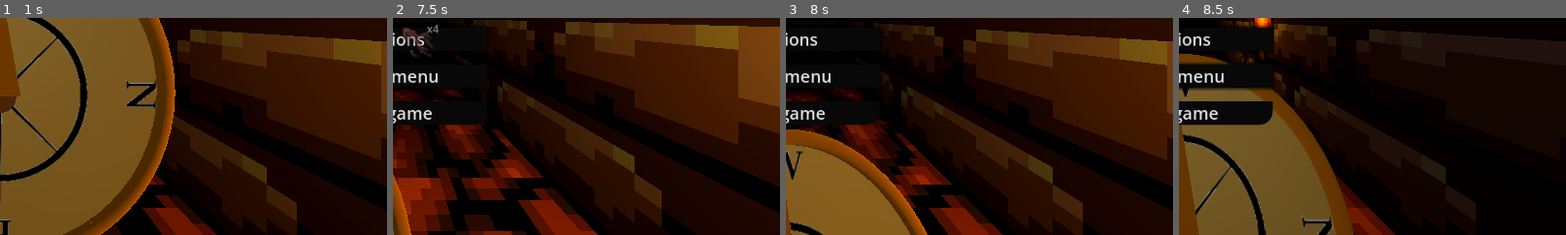
Above: before the commit, frames 1-4 (left to right).
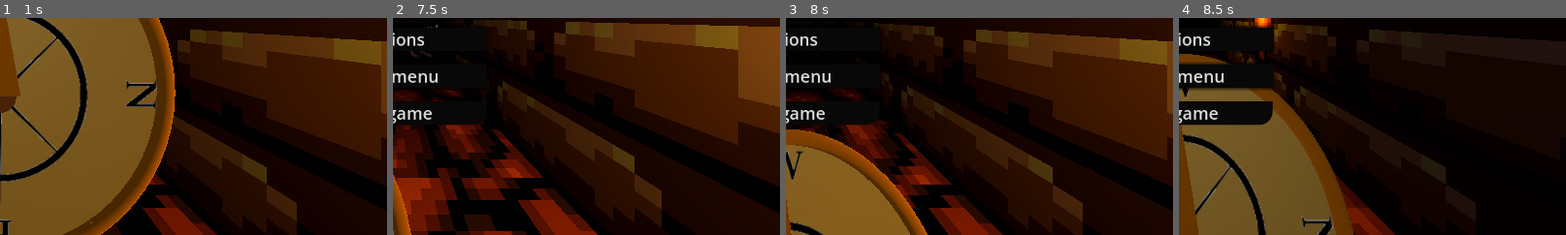
Above: after the commit, the same moments.

Repository: VladislavRusakov/Dungeon_Crawler_Godot
Game: Godot game, scene res://scenes/levels/Level1.tscn
Same seed, same stepped clock (60 frames per second), same inputs: the game is played once before the commit and once after it.
Inputs (mouse positions are % of the whole screen's width and height, from its top left):
- Up to frame 1 (1 s): move the mouse to (72, 45) at 0.52 s; hold D (right) from 0.53 s (still down); hold C (compass) from 0.53 s (still down); click (72, 45) at 0.67 s
- Up to frame 2 (7.5 s): move the mouse to (30, 55) at 1.27 s; release D (right) at 1.28 s; release C (compass) at 1.28 s; hold S (back) 1.28-2.03 s; tap Ctrl (unlock_camera) every 1.5 s from 1.35 to 7.35 s; click (30, 55) at 1.42 s; tap Enter at 2 s; move the mouse to (60, 28) at 2.02 s; hold D (right) 2.03-2.78 s; hold C (compass) 2.03-2.78 s; click (60, 28) at 2.17 s; move the mouse to (45, 70) at 2.77 s; hold W (forward) 2.78-3.53 s; click (45, 70) at 2.92 s; move the mouse to (80, 65) at 3.52 s; hold C (compass) 3.53-4.28 s; hold A (left) 3.53-5.03 s; click (80, 65) at 3.67 s; tap B (inventory) at 4.15 s; move the mouse to (18, 16) at 4.27 s; click (18, 16) at 4.42 s; tap Escape (menu) at 4.9 s; move the mouse to (4, 8) at 5.02 s; hold S (back) 5.03-5.78 s; hold C (compass) 5.03-5.78 s; click (4, 8) at 5.17 s; hold D (right) 5.78-6.53 s; click (4, 8) at 5.92 s; move the mouse to (10, 8) at 6.52 s; hold W (forward) 6.53-7.28 s; hold C (compass) 6.53-7.28 s; click (10, 8) at 6.67 s; move the mouse to (16, 8) at 7.27 s; hold D (right) from 7.28 s (still down); click (16, 8) at 7.42 s
- Up to frame 3 (8 s): keep holding D (right)
- Up to frame 4 (8.5 s): move the mouse to (4, 8) at 8.02 s; release D (right) at 8.03 s; hold S (back) from 8.03 s (still down); hold C (compass) from 8.03 s (still down); click (4, 8) at 8.17 s
The pictures show only the part of the screen within x 50-100%, y 50-100%; the shares and areas given below are measured in that part.

Frame 1 is identical in both runs. In frame 2, 0.5% of the frame differs, in the area x 2-12%, y 3-17%; in frame 3, less than 0.1%; in frame 4, less than 0.1%.

Commit message:
Item drop

Diff:
--- a/inventory/Scripts/inventory_interface.gd
+++ b/inventory/Scripts/inventory_interface.gd
@@ -3,6 +3,9 @@
 signal drop_slot_data(slot_data: SlotData)
 
 var grabbed_slot_data: SlotData
+
+const PickUp = preload("res://inventory/pickup/pick_up.tscn")
+
 
 @onready var player_inventory: PanelContainer = $PlayerInventory
 @onready var grabbed_slot: PanelContainer = $GrabbedSlot
@@ -68,12 +71,24 @@
 
 
 func _on_gui_input(event: InputEvent) -> void:
-	print("GUI input received")
 	if event is InputEventMouseButton \
 	and event.is_pressed() \
 	and grabbed_slot_data:
 
 		match event.button_index:
 			MOUSE_BUTTON_LEFT:
-				print("drop data")
 				drop_slot_data.emit(grabbed_slot_data)
+				grabbed_slot_data = null
+			MOUSE_BUTTON_RIGHT:
+				drop_slot_data.emit(grabbed_slot_data.create_single_slot_data())
+				if grabbed_slot_data.quantity < 1:
+					grabbed_slot_data = null
+
+	update_grabbed_slot()
+
+
+func _on_drop_slot_data(slot_data: SlotData) -> void:
+	var pick_up = PickUp.instantiate()
+	pick_up.slot_data = slot_data
+	pick_up.position = player.get_drop_position()
+	add_child(pick_up)
--- a/item/items/apple.tres
+++ b/item/items/apple.tres
@@ -11,5 +11,4 @@
 script = ExtResource("1_btn5t")
 name = "Apple"
 description = "A delicious red apple, tempting to have a bite."
-stackable = false
 texture = SubResource("AtlasTexture_1wttc")
--- a/item/items/straight_sword.tres
+++ b/item/items/straight_sword.tres
@@ -11,5 +11,4 @@
 script = ExtResource("1_52aip")
 name = "Straight sword"
 description = "A nice double-edged sword."
-stackable = false
 texture = SubResource("AtlasTexture_2505v")
--- a/project.godot
+++ b/project.godot
@@ -13,10 +13,6 @@
 config/name="Dungeon Crawler"
 run/main_scene="res://scenes/levels/Level1.tscn"
 config/features=PackedStringArray("4.5", "Forward Plus")
-
-[display]
-
-window/size/mode=3
 
 [editor_plugins]
 
--- a/scenes/UI/Scripts/pause_menu.gd
+++ b/scenes/UI/Scripts/pause_menu.gd
@@ -1,39 +1,50 @@
 extends Control
 
+@onready var canvas_layer = $CanvasLayer
 @onready var main_buttons = $CanvasLayer/MainButtons
 @onready var options_panel = $CanvasLayer/OptionsPanel
 
+func _ready():
+	canvas_layer.layer = 100
 
-func _ready():
 	main_buttons.visible = false
 	options_panel.visible = false
+
 
 func pause_menu_called():
 	options_panel.visible = false
 	main_buttons.visible = true
 
+
 func pause_menu_closed():
 	_ready()
+
 
 func autosave():
 	pass
 
+
 func _on_save_game_pressed():
 	pass
 
+
 func _on_load_game_pressed():
-	pass # Replace with function body.
+	pass
+
 
 func _on_options_pressed():
 	main_buttons.visible = false
 	options_panel.visible = true
 
+
 func _on_main_menu_pressed():
 	autosave()
 	get_tree().change_scene_to_file("res://scenes/UI/main_menu.tscn")
 
+
 func _on_exit_pressed():
 	get_tree().quit()
 
+
 func _on_back_pressed():
 	pause_menu_called()
--- a/scenes/player/Scripts/player.gd
+++ b/scenes/player/Scripts/player.gd
@@ -29,6 +29,8 @@
 
 @export var inventory_data: InventoryData
 @onready var inventory_interface = $UI/InventoryInterface
+
+@onready var camera: Camera3D = $CamPivot/Camera
 
 
 var tween
@@ -202,3 +204,7 @@
 
 	if event.is_action_pressed("inventory"):
 		toggle_inventory.emit()
+
+func get_drop_position() -> Vector3:
+	var direction = -camera.global_transform.basis.z
+	return camera.global_position + direction
--- a/scenes/player/player.tscn
+++ b/scenes/player/player.tscn
@@ -150,14 +150,14 @@
 
 [sub_resource type="AnimationLibrary" id="AnimationLibrary_lt5yr"]
 _data = {
-"RESET": SubResource("Animation_bjye3"),
-"back_blocked": SubResource("Animation_2ibm0"),
-"forward_blocked": SubResource("Animation_ty0s0"),
-"go_down_stairs": SubResource("Animation_gu341"),
-"go_down_stairs2": SubResource("Animation_tmfud"),
-"headbob": SubResource("Animation_w6fob"),
-"left_blocked": SubResource("Animation_fv4ss"),
-"right_blocked": SubResource("Animation_5rinn")
+&"RESET": SubResource("Animation_bjye3"),
+&"back_blocked": SubResource("Animation_2ibm0"),
+&"forward_blocked": SubResource("Animation_ty0s0"),
+&"go_down_stairs": SubResource("Animation_gu341"),
+&"go_down_stairs2": SubResource("Animation_tmfud"),
+&"headbob": SubResource("Animation_w6fob"),
+&"left_blocked": SubResource("Animation_fv4ss"),
+&"right_blocked": SubResource("Animation_5rinn")
 }
 
 [sub_resource type="SphereShape3D" id="SphereShape3D_l3yxn"]
@@ -202,7 +202,7 @@
 
 [node name="animation" type="AnimationPlayer" parent="."]
 libraries = {
-"": SubResource("AnimationLibrary_lt5yr")
+&"": SubResource("AnimationLibrary_lt5yr")
 }
 
 [node name="sfx_movement_fail" type="AudioStreamPlayer" parent="."]
@@ -239,8 +239,7 @@
 shape = SubResource("SphereShape3D_l3yxn")
 
 [node name="Compas" parent="." instance=ExtResource("10_ma0r3")]
-transform = Transform3D(1, 0, 0, 0, -0.992545, 0.121874, 0, -0.121874, -0.992545, 0, 0.08, 0.13)
-visible = false
+transform = Transform3D(1, 0, 0, 0, -0.992545, 0.12187364, 0, -0.12187364, -0.992545, 0, 0.08, 0.13)
 
 [node name="PauseMenu" parent="." instance=ExtResource("11_7354w")]
 visible = false
@@ -257,10 +256,12 @@
 light_mask = 3
 visibility_layer = 3
 layout_mode = 3
-anchor_right = 0.352431
-anchor_bottom = 0.328704
+anchors_preset = 15
+anchor_right = 1.0
+anchor_bottom = 1.0
 grow_horizontal = 2
 grow_vertical = 2
+mouse_filter = 1
 mouse_force_pass_scroll_events = false
 script = ExtResource("13_si50g")
 metadata/_edit_use_anchors_ = true
@@ -281,4 +282,5 @@
 offset_right = 64.0
 offset_bottom = 64.0
 
+[connection signal="drop_slot_data" from="UI/InventoryInterface" to="UI/InventoryInterface" method="_on_drop_slot_data"]
 [connection signal="gui_input" from="UI/InventoryInterface" to="UI/InventoryInterface" method="_on_gui_input"]
--- a/test_inv.tres
+++ b/test_inv.tres
@@ -1,14 +1,13 @@
 [gd_resource type="Resource" script_class="InventoryData" load_steps=8 format=3 uid="uid://ctgwx4rmkus64"]
 
-[ext_resource type="Script" path="res://inventory/inventory_data.gd" id="1_kjb1r"]
+[ext_resource type="Script" uid="uid://bjyir0bm7aoj7" path="res://inventory/inventory_data.gd" id="1_kjb1r"]
 [ext_resource type="Resource" uid="uid://bi8whl5fr55ja" path="res://item/items/cave_root.tres" id="2_dr1g3"]
-[ext_resource type="Script" path="res://inventory/slot_data.gd" id="3_ng85s"]
+[ext_resource type="Script" uid="uid://c6iv8qbcykk5k" path="res://inventory/slot_data.gd" id="3_ng85s"]
 [ext_resource type="Resource" uid="uid://g3jobhv6gi44" path="res://item/items/apple.tres" id="5_wwulo"]
 
 [sub_resource type="Resource" id="Resource_ppu2b"]
 script = ExtResource("3_ng85s")
 item_data = ExtResource("5_wwulo")
-quantity = 1
 
 [sub_resource type="Resource" id="Resource_b6w6f"]
 script = ExtResource("3_ng85s")
Not shown: 1 places in item/items/apple.tres that only renumber resources
Not shown: 1 places in item/items/cave_root.tres that only renumber resources
Not shown: 1 places in item/items/straight_sword.tres that only renumber resources
Not shown: 2 places in scenes/player/player.tscn that only renumber resources
